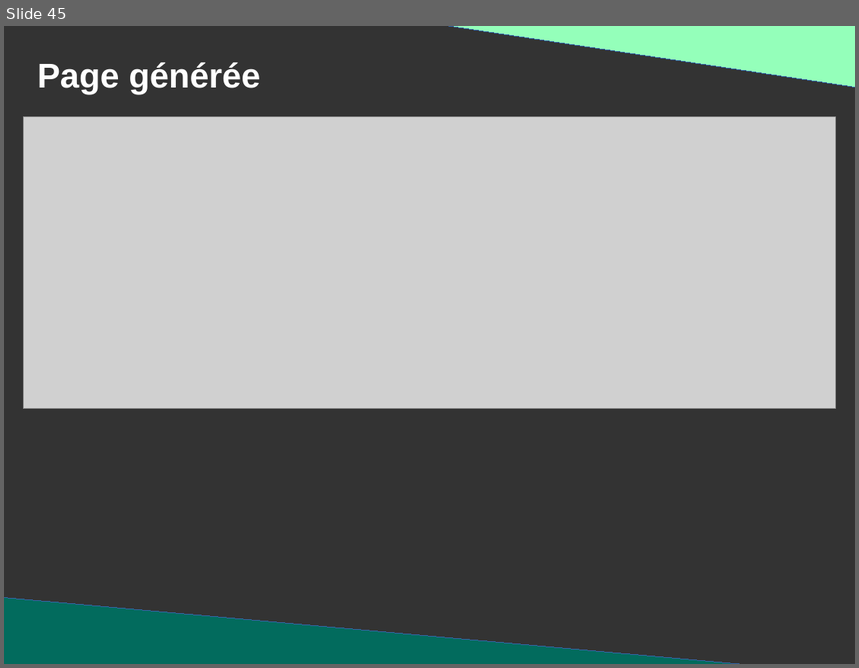
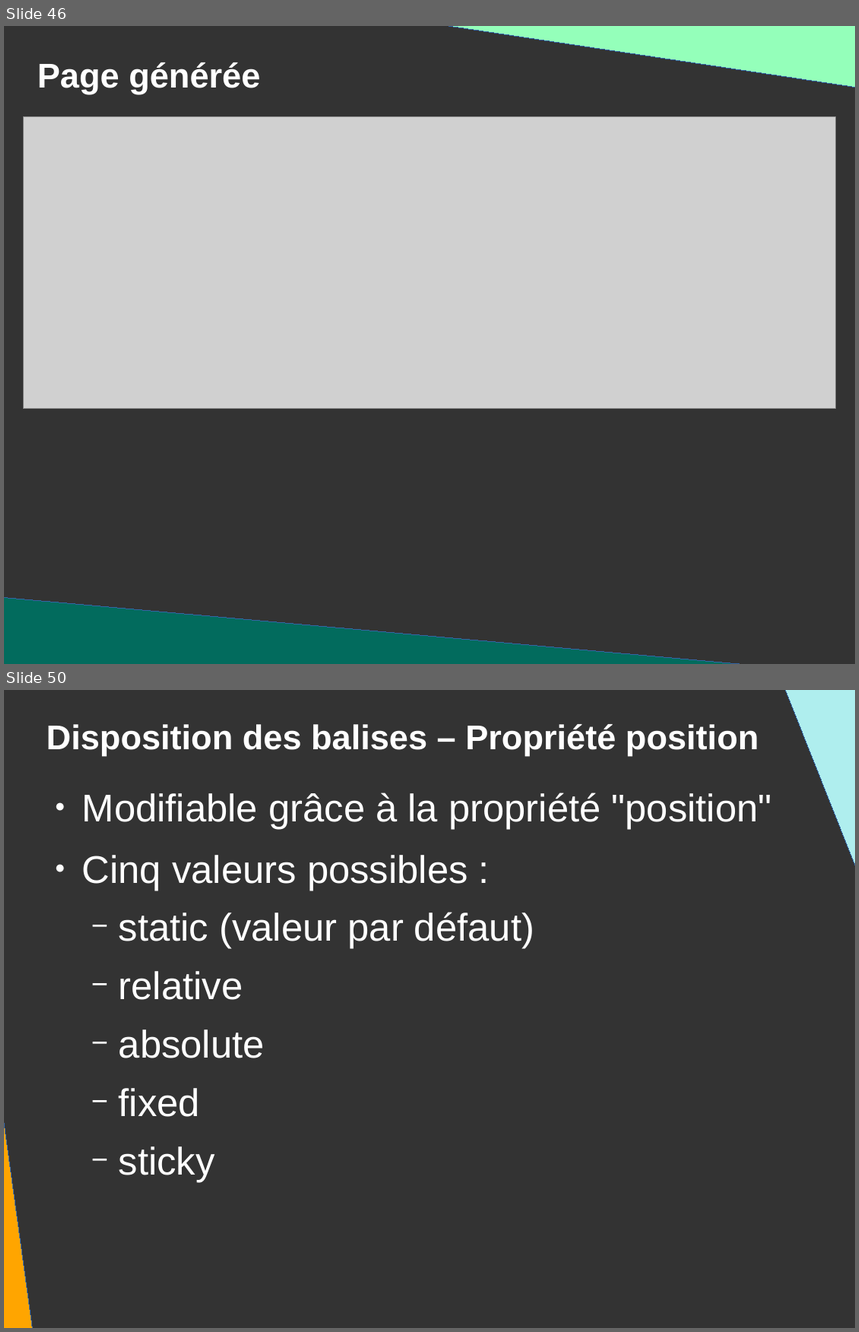
Before and after one commit to DanYellow/presentations, a slide deck: mmi/html/travaux-pratiques/numero-2/presentation.odp. Shown one above the other, each under a label of ours: slide 45 before the commit, slides 46 and 50 after it; the slides between them are not shown. The pictures are 859x668 and 859x1332 pixels, drawn with LibreOffice and Linux fonts; fonts in the diff are those of the drawing; grey boxes stand for pictures. Boxes give left, top, right and bottom in pixels: in the first picture for what was removed or moved away, otherwise in the second. Text is boxed around its words. In the diff, an @@ line names an element or a change of style, - is before the commit and + after.

```diff
--- a/mmi/html/travaux-pratiques/numero-2/presentation.odp
+++ b/mmi/html/travaux-pratiques/numero-2/presentation.odp
@@ slide 50 added at [4,690,855,1328], background #333333 @@
@@ right triangle added at [776,690,855,996], fill #AFEEEE, outline #3465A4 0 pt @@
@@ title added at [47,724,759,756], 32 pt, text #FFFFFF, bold @@
+Disposition des balises – Propriété position
@@ right triangle added at [4,789,35,1328], fill #FFA500, outline #3465A4 0 pt @@
@@ text added at [82,793,772,1182], 36 pt, text #FFFFFF @@
+● Modifiable grâce à la propriété "position"
+● Cinq valeurs possibles :
+  − static (valeur par défaut)
+  − relative
+  − absolute
+  − fixed
+  − sticky
@@ what was slide 45 is now slide 46 @@
```
Also in this commit, not shown: 3 slides changed, 16 other slides added, 1 slide removed, 3 other files.
